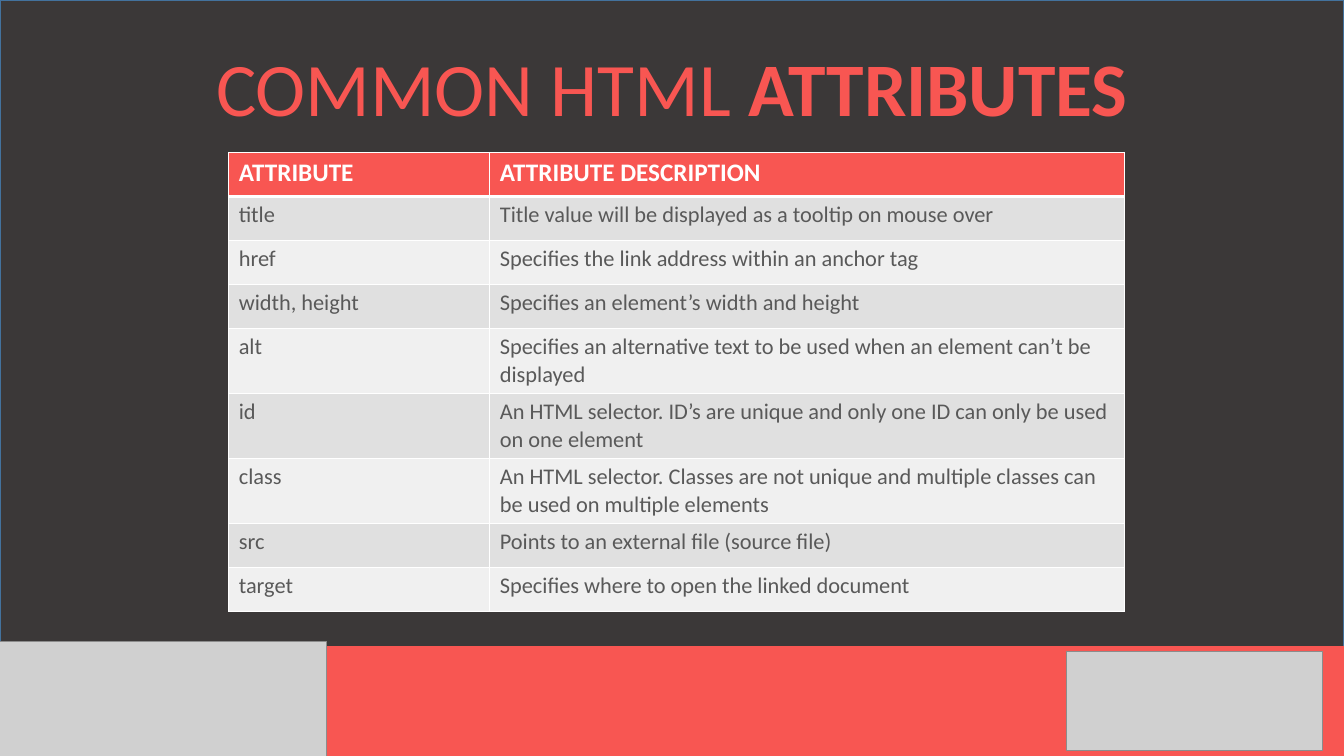
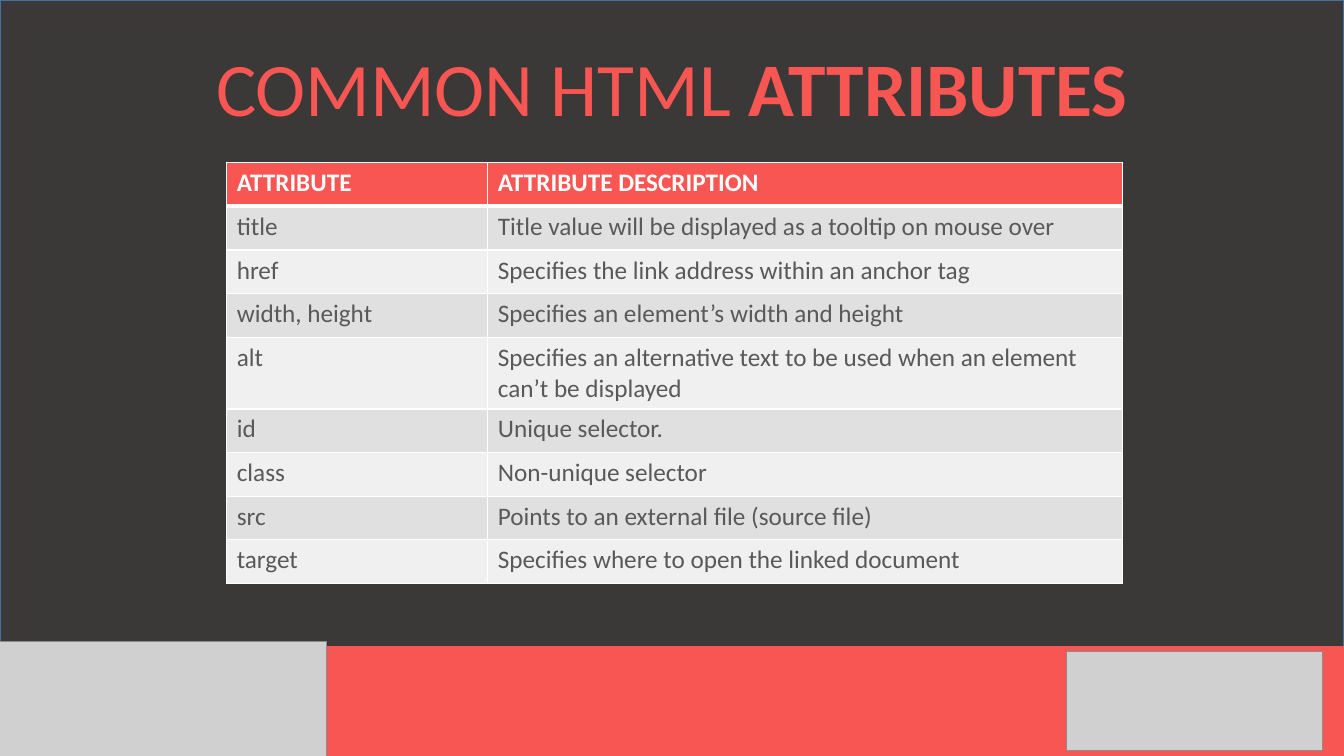
Before and after one commit to mleisegang/GirlCode_2017_HtmlCss, a slide deck: slide 13 of HTML Girl Code.pptx. Drawn at 1344x756 pixels with LibreOffice and Linux fonts; fonts in the diff are those of the drawing; grey boxes stand for pictures. Boxes give left, top, right and bottom in pixels: in the first picture for what was removed or moved away, otherwise in the second. Text is boxed around its words. In the diff, an @@ line names an element or a change of style, - is before the commit and + after.

```diff
--- a/HTML Girl Code.pptx
+++ b/HTML Girl Code.pptx
@@ table at (227,162,1123,584) @@
-row 6, column 2: An HTML selector. ID’s are unique and only one ID can only be used on one element
+row 6, column 2: Unique selector.
-row 7, column 2: An HTML selector. Classes are not unique and multiple classes can be used on multiple elements
+row 7, column 2: Non-unique selector
@@ size 16 to 18 pt in "title", "Title value will be displayed as a ...", "href", "Specifies the link address within an anchor ..." and 10 more places @@
@@ table: place and size @@
-table at (229,152,1125,608)
+table at (227,162,1123,584)
```
Also in this commit, not shown: 12 other slides changed, 3 slides added, 2 slides removed.
